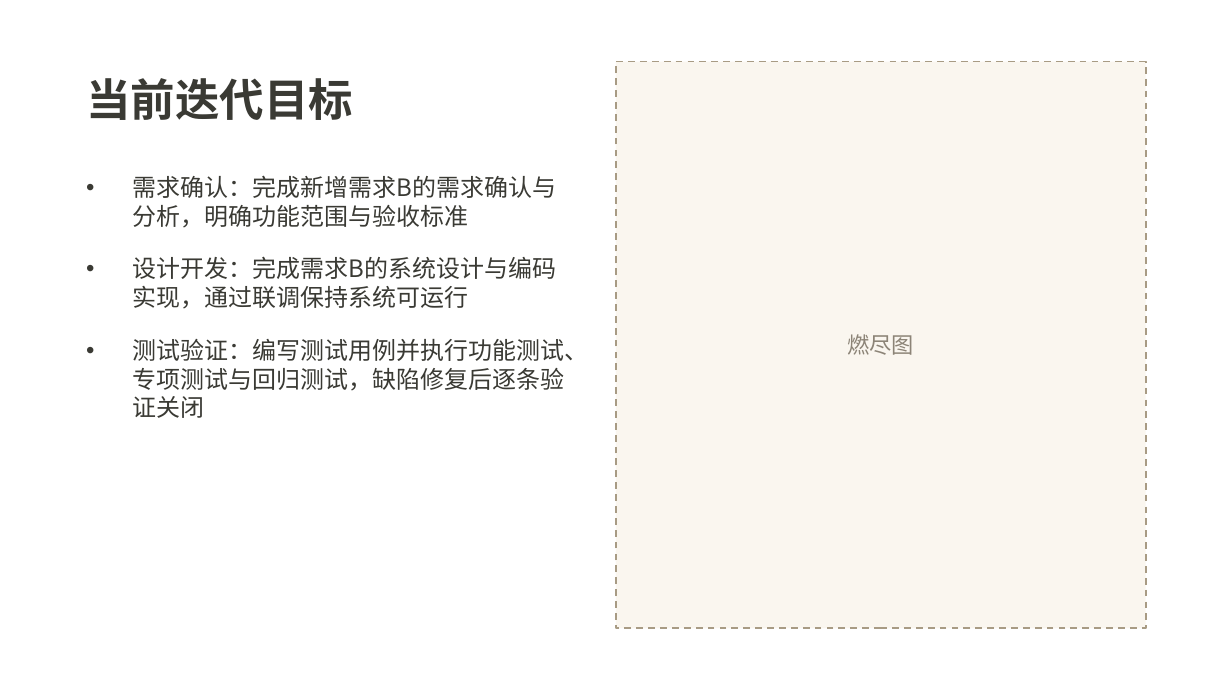
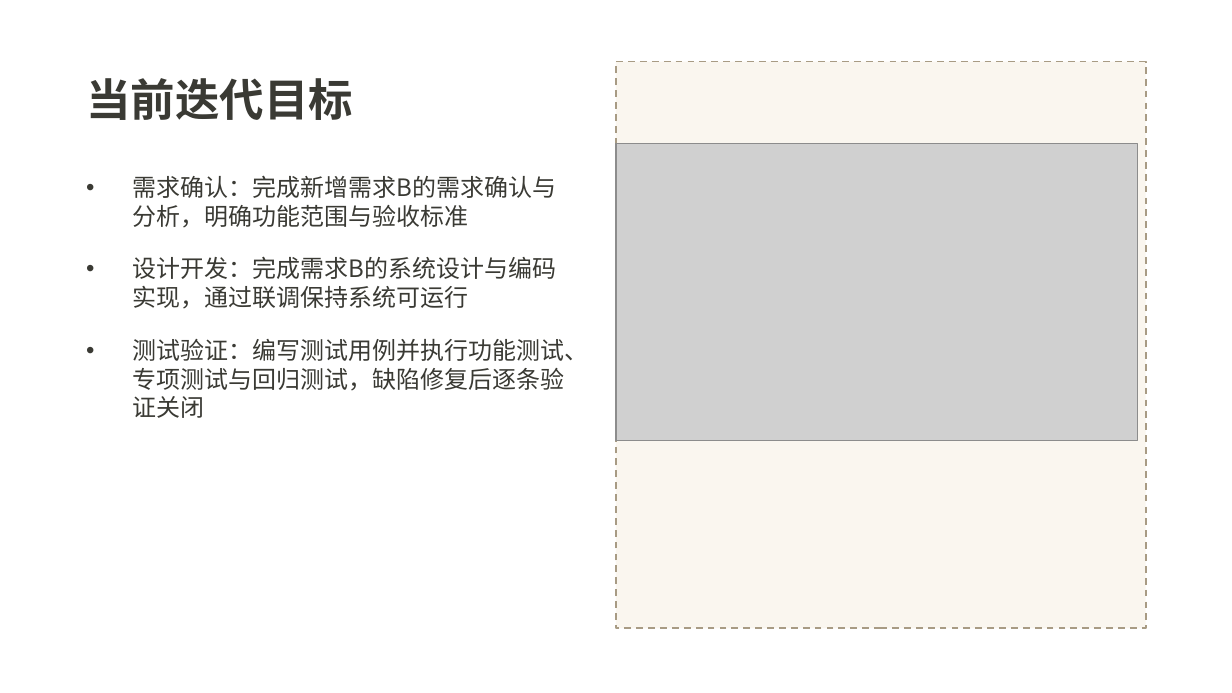
Before and after one commit to hds556/se-course-project, a slide deck: slide 2 of 成果物/第二组第四次阶段性评审报告.pptx. Drawn at 1232x693 pixels with LibreOffice and Linux fonts; fonts in the diff are those of the drawing; grey boxes stand for pictures. Boxes give left, top, right and bottom in pixels: in the first picture for what was removed or moved away, otherwise in the second. Text is boxed around its words. In the diff, an @@ line names an element or a change of style, - is before the commit and + after.

Commit message:
成果物: 更新第二组第四次阶段性评审报告

```diff
--- a/成果物/第二组第四次阶段性评审报告.pptx
+++ b/成果物/第二组第四次阶段性评审报告.pptx
@@ picture added at (x1=616, y1=144, x2=1138, y2=441) @@
@@ text removed at (x1=848, y1=334, x2=915, y2=355) @@
-燃尽图
```
